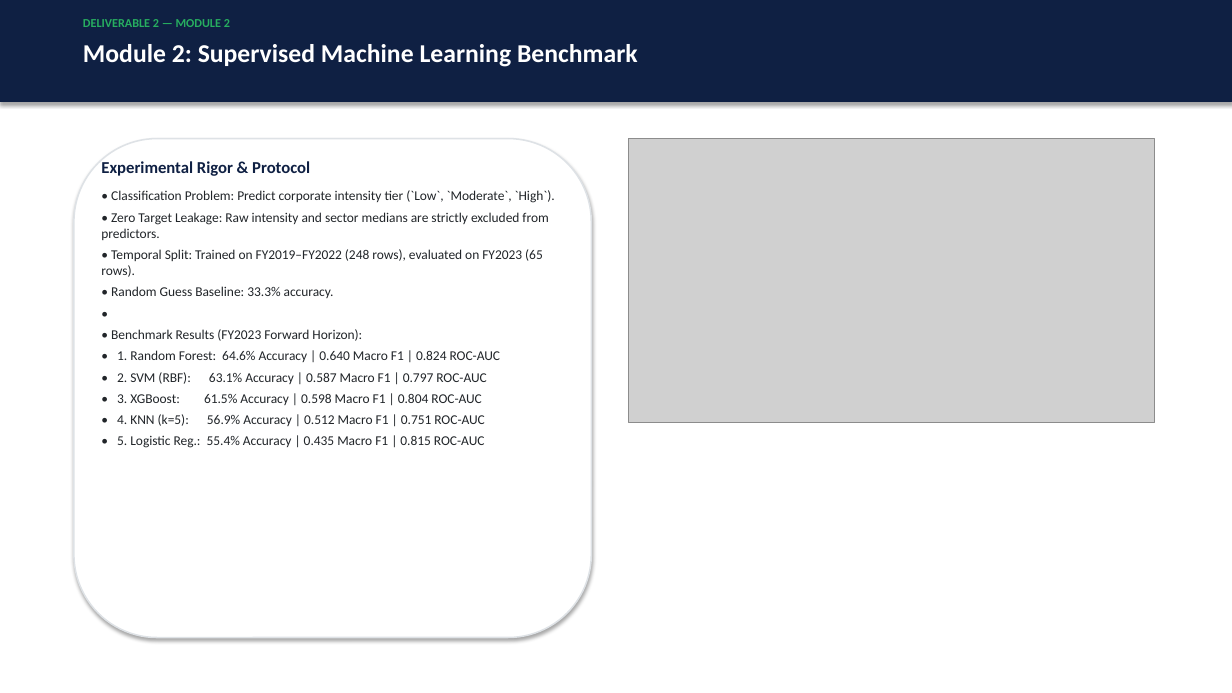
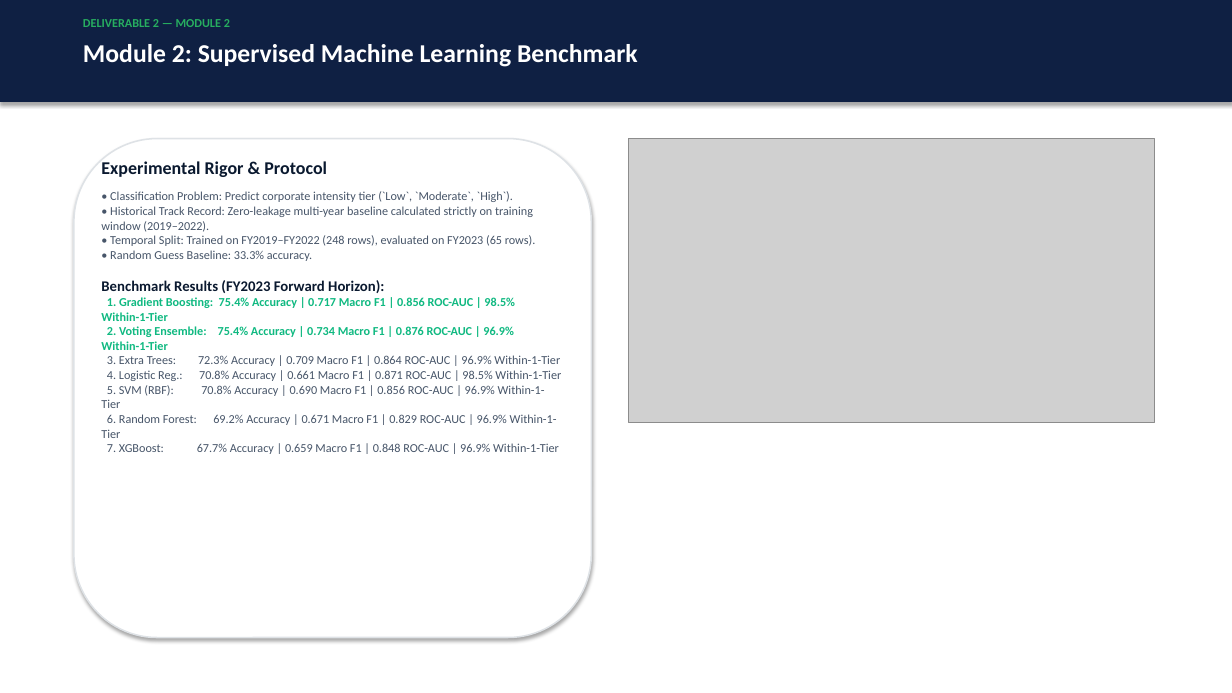
Before and after one commit to thanusha17/Environment_Data_Analytics, a slide deck: slide 8 of corporate-carbon-tracker/Corporate_Carbon_Tracker_Presentation.pptx. Drawn at 1232x693 pixels with LibreOffice and Linux fonts; fonts in the diff are those of the drawing; grey boxes stand for pictures. Boxes give left, top, right and bottom in pixels: in the first picture for what was removed or moved away, otherwise in the second. Text is boxed around its words. In the diff, an @@ line names an element or a change of style, - is before the commit and + after.

Commit message:
feat(module2): boost classification accuracy to 75.4% and ROC-AUC to 0.876 with historical track record features and ensemble models

```diff
--- a/corporate-carbon-tracker/Corporate_Carbon_Tracker_Presentation.pptx
+++ b/corporate-carbon-tracker/Corporate_Carbon_Tracker_Presentation.pptx
@@ text at box(101, 161, 536, 261): size 13 to 14 pt, text colour #0F2043 to #0A192F in "Experimental Rigor & Protocol"; size 10.5 to 9.5 pt, text colour #212529 to #475569 in "• Classification Problem: Predict corporate intensity tier ...", "• Temporal Split: Trained on FY2019–FY2022 (248 ...", "• Random Guess Baseline: 33.3% accuracy."; less space between paragraphs @@
@@ text at box(101, 206, 533, 232): text changed; size 10.5 to 9.5 pt; text colour #212529 to #475569 @@
-• Zero Target Leakage: Raw intensity and sector medians are strictly excluded from predictors.
+• Historical Track Record: Zero-leakage multi-year baseline calculated strictly on training window (2019–2022).
@@ text at box(101, 280, 561, 454): text changed; size 10.5 to 9.5 pt; text colour #212529 to #475569 @@
-•
-• Benchmark Results (FY2023 Forward Horizon):
-• 1. Random Forest: 64.6% Accuracy | 0.640 Macro F1 | 0.824 ROC-AUC
-• 2. SVM (RBF): 63.1% Accuracy | 0.587 Macro F1 | 0.797 ROC-AUC
-• 3. XGBoost: 61.5% Accuracy | 0.598 Macro F1 | 0.804 ROC-AUC
-• 4. KNN (k=5): 56.9% Accuracy | 0.512 Macro F1 | 0.751 ROC-AUC
-• 5. Logistic Reg.: 55.4% Accuracy | 0.435 Macro F1 | 0.815 ROC-AUC
+Benchmark Results (FY2023 Forward Horizon):
+1. Gradient Boosting: 75.4% Accuracy | 0.717 Macro F1 | 0.856 ROC-AUC | 98.5% Within-1-Tier
+2. Voting Ensemble: 75.4% Accuracy | 0.734 Macro F1 | 0.876 ROC-AUC | 96.9% Within-1-Tier
+3. Extra Trees: 72.3% Accuracy | 0.709 Macro F1 | 0.864 ROC-AUC | 96.9% Within-1-Tier
+4. Logistic Reg.: 70.8% Accuracy | 0.661 Macro F1 | 0.871 ROC-AUC | 98.5% Within-1-Tier
+5. SVM (RBF): 70.8% Accuracy | 0.690 Macro F1 | 0.856 ROC-AUC | 96.9% Within-1-Tier
+6. Random Forest: 69.2% Accuracy | 0.671 Macro F1 | 0.829 ROC-AUC | 96.9% Within-1-Tier
+7. XGBoost: 67.7% Accuracy | 0.659 Macro F1 | 0.848 ROC-AUC | 96.9% Within-1-Tier
```
Also in this commit, not shown: 3 other slides changed, 7 other files.
